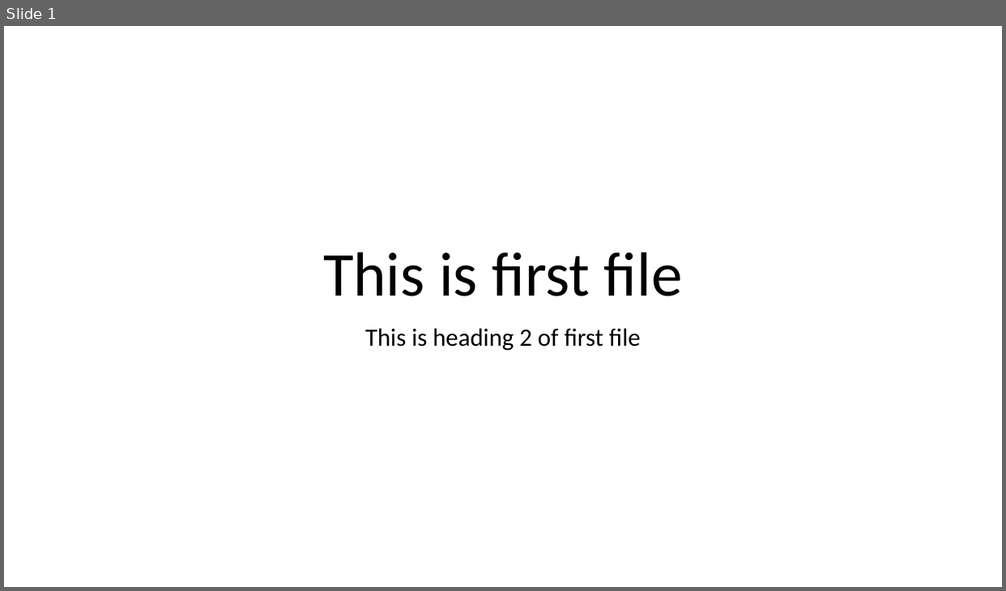
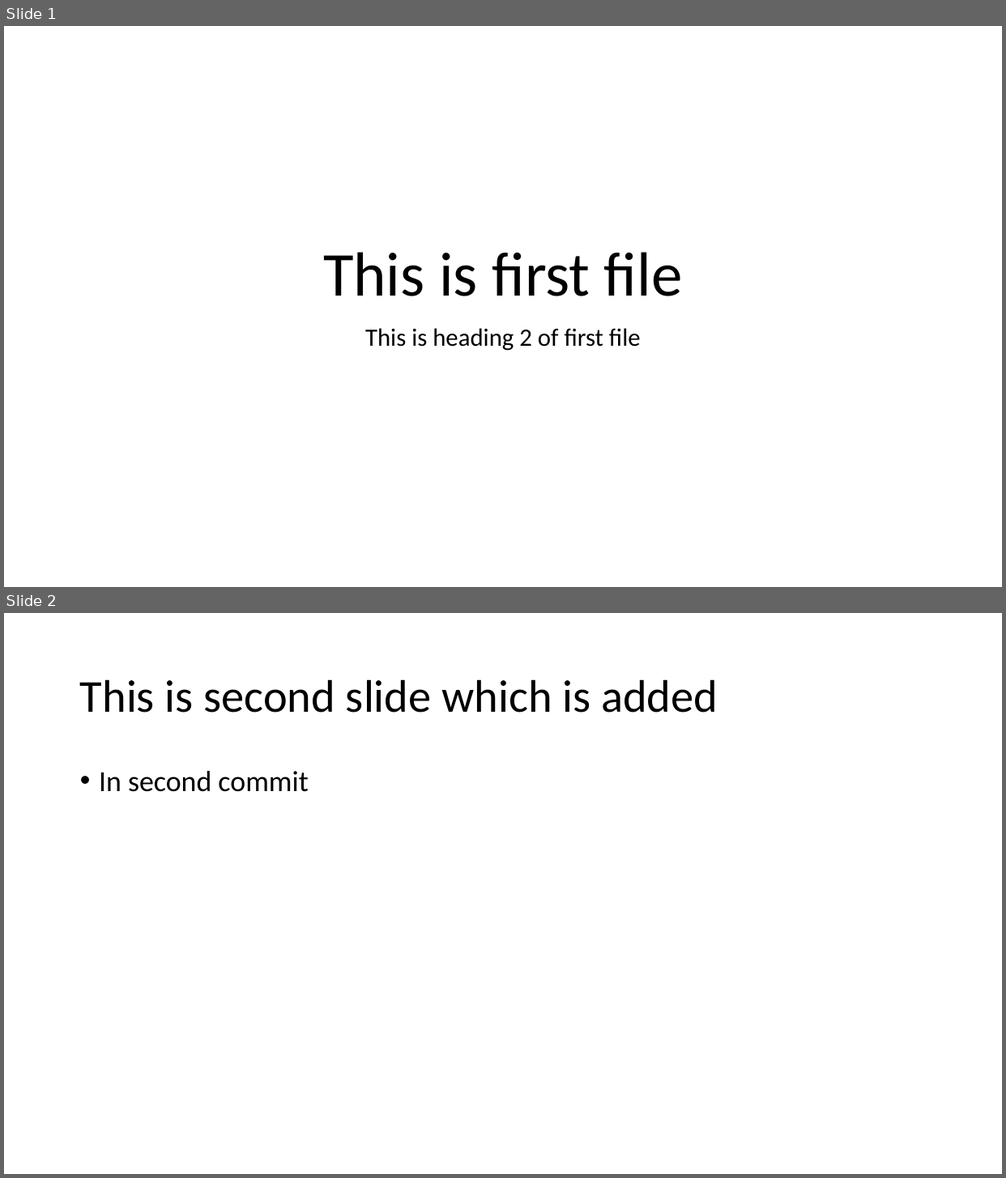
Before and after one commit to penguinzu/gittesting, a slide deck: firstpresentation.pptx. Shown one above the other, each under a label of ours: slide 1 before the commit, slides 1 and 2 after it. The pictures are 1006x591 and 1006x1178 pixels, drawn with LibreOffice and Linux fonts; fonts in the diff are those of the drawing. Boxes give left, top, right and bottom in pixels: in the first picture for what was removed or moved away, otherwise in the second. Text is boxed around its words. In the diff, an @@ line names an element or a change of style, - is before the commit and + after.

Commit message:
this is second commit

```diff
--- a/firstpresentation.pptx
+++ b/firstpresentation.pptx
@@ slide 2 added at box(4, 613, 1002, 1174), background #FFFFFF @@
@@ title added at box(80, 679, 718, 713), 44 pt, text #000000 @@
+This is second slide which is added
@@ text added at box(99, 771, 308, 792), 28 pt, text #000000 @@
+• In second commit
```
Also in this commit, not shown: 3 other files.
